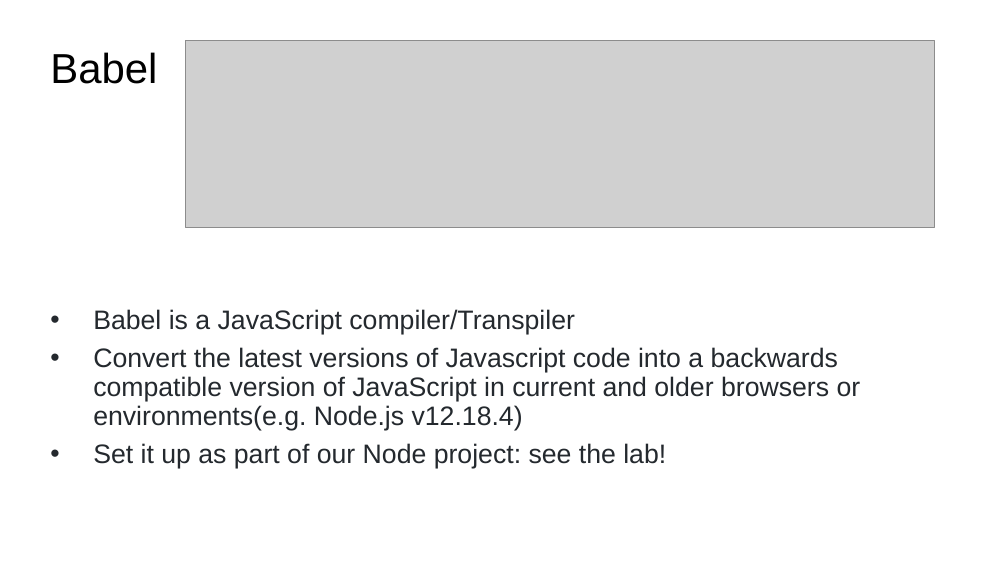
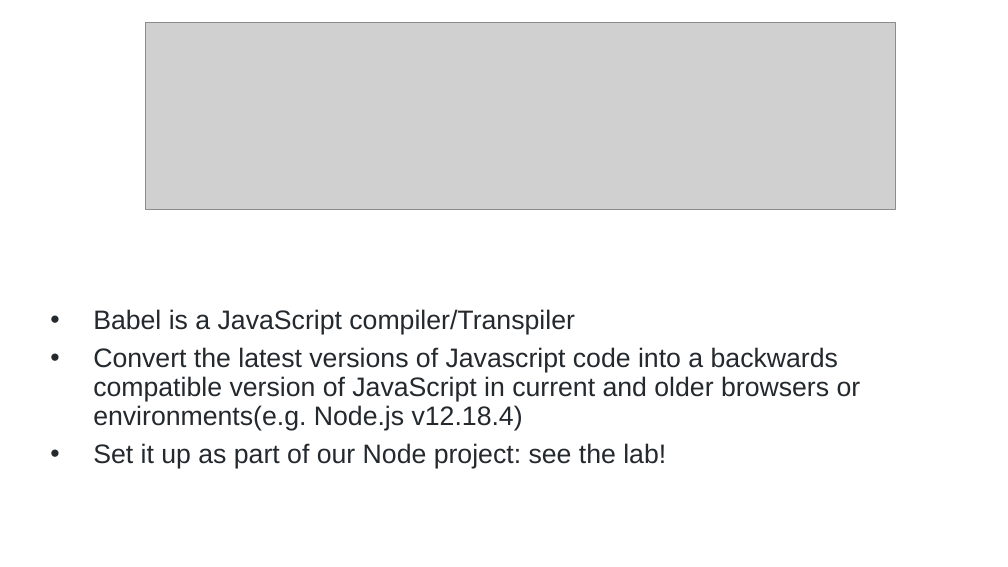
Before and after one commit to diarmuidoconnor/wad2, a slide deck: slide 32 of topic07/talk-1/node-2019.pptx (slide 31 before the commit). Drawn at 1008x567 pixels with LibreOffice and Linux fonts; fonts in the diff are those of the drawing; grey boxes stand for pictures. Boxes give left, top, right and bottom in pixels: in the first picture for what was removed or moved away, otherwise in the second. Text is boxed around its words. In the diff, an @@ line names an element or a change of style, - is before the commit and + after.

```diff
--- a/topic07/talk-1/node-2019.pptx
+++ b/topic07/talk-1/node-2019.pptx
@@ picture: place and size @@
-picture at box(185, 40, 935, 227)
+picture at box(145, 23, 895, 209)
@@ title removed at box(50, 52, 157, 84) @@
-Babel
```
Also in this commit, not shown: 3 other slides changed, 21 slides added, 19 other files.
